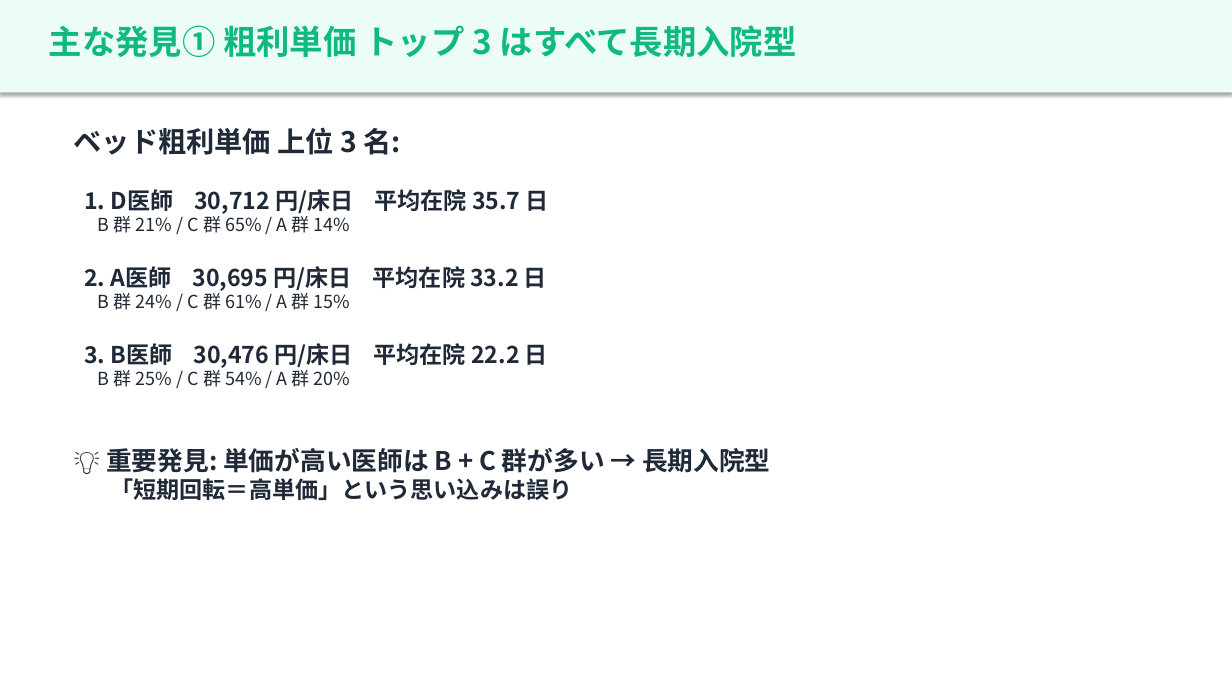
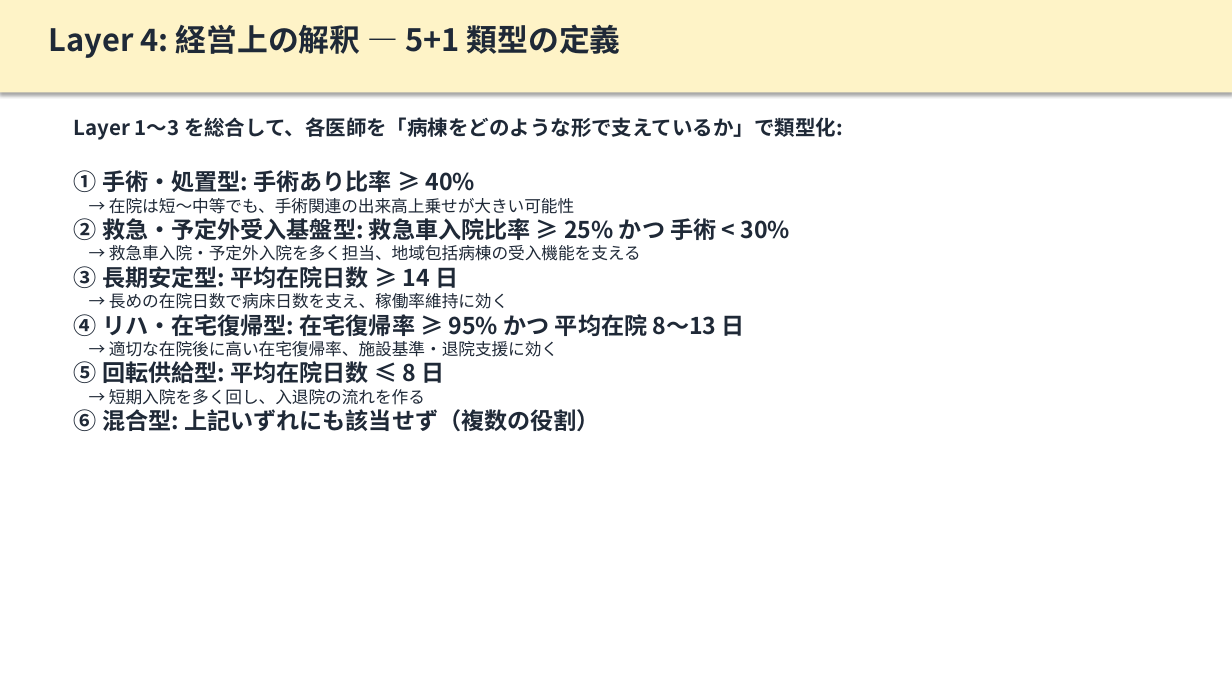
Before and after one commit to torukubota2023/bed-control-simulator, a slide deck: slide 14 of docs/admin/医師別KPI解析_運営会議プレゼン_2026-05-04.pptx (slide 13 before the commit). Drawn at 1232x693 pixels with LibreOffice and Linux fonts; fonts in the diff are those of the drawing. Boxes give left, top, right and bottom in pixels: in the first picture for what was removed or moved away, otherwise in the second. Text is boxed around its words. In the diff, an @@ line names an element or a change of style, - is before the commit and + after.

```diff
--- a/docs/admin/医師別KPI解析_運営会議プレゼン_2026-05-04.pptx
+++ b/docs/admin/医師別KPI解析_運営会議プレゼン_2026-05-04.pptx
@@ rectangle at (0, 0, 1232, 92): fill #ECFDF5 to #FEF3C7 @@
@@ text at (49, 24, 621, 58): text changed; size 26 to 24 pt; text colour #10B981 to #1F2937 @@
-主な発見① 粗利単価 トップ 3 はすべて長期入院型
+Layer 4: 経営上の解釈 — 5+1 類型の定義
@@ text at (74, 117, 843, 431): text changed @@
-ベッド粗利単価 上位 3 名:
-1. D医師 30,712 円/床日 平均在院 35.7 日
-B 群 21% / C 群 65% / A 群 14%
-2. A医師 30,695 円/床日 平均在院 33.2 日
-B 群 24% / C 群 61% / A 群 15%
-3. B医師 30,476 円/床日 平均在院 22.2 日
-B 群 25% / C 群 54% / A 群 20%
-💡 重要発見: 単価が高い医師は B + C 群が多い → 長期入院型
-「短期回転＝高単価」という思い込みは誤り
+Layer 1〜3 を総合して、各医師を「病棟をどのような形で支えているか」で類型化:
+① 手術・処置型: 手術あり比率 ≥ 40%
+→ 在院は短〜中等でも、手術関連の出来高上乗せが大きい可能性
+② 救急・予定外受入基盤型: 救急車入院比率 ≥ 25% かつ 手術 < 30%
+→ 救急車入院・予定外入院を多く担当、地域包括病棟の受入機能を支える
+③ 長期安定型: 平均在院日数 ≥ 14 日
+→ 長めの在院日数で病床日数を支え、稼働率維持に効く
+④ リハ・在宅復帰型: 在宅復帰率 ≥ 95% かつ 平均在院 8〜13 日
+→ 適切な在院後に高い在宅復帰率、施設基準・退院支援に効く
+⑤ 回転供給型: 平均在院日数 ≤ 8 日
+→ 短期入院を多く回し、入退院の流れを作る
+⑥ 混合型: 上記いずれにも該当せず（複数の役割）
```
Also in this commit, not shown: 9 other slides changed, 11 slides added, 9 slides removed, 21 other files.
